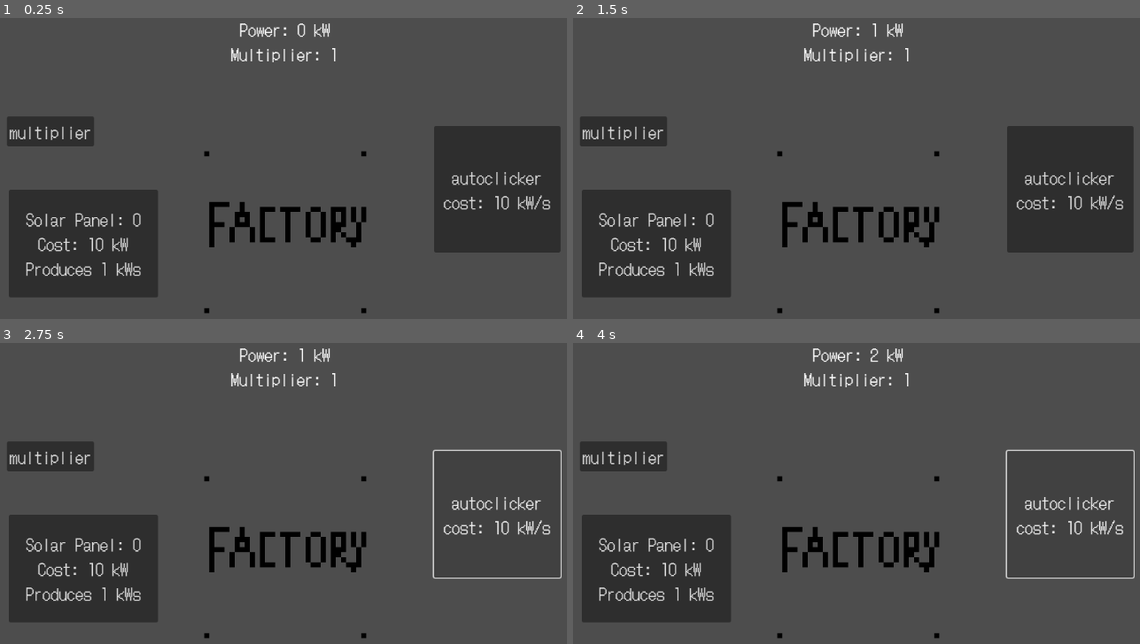
Above: before the commit, frames 1-4 (two rows, left to right).
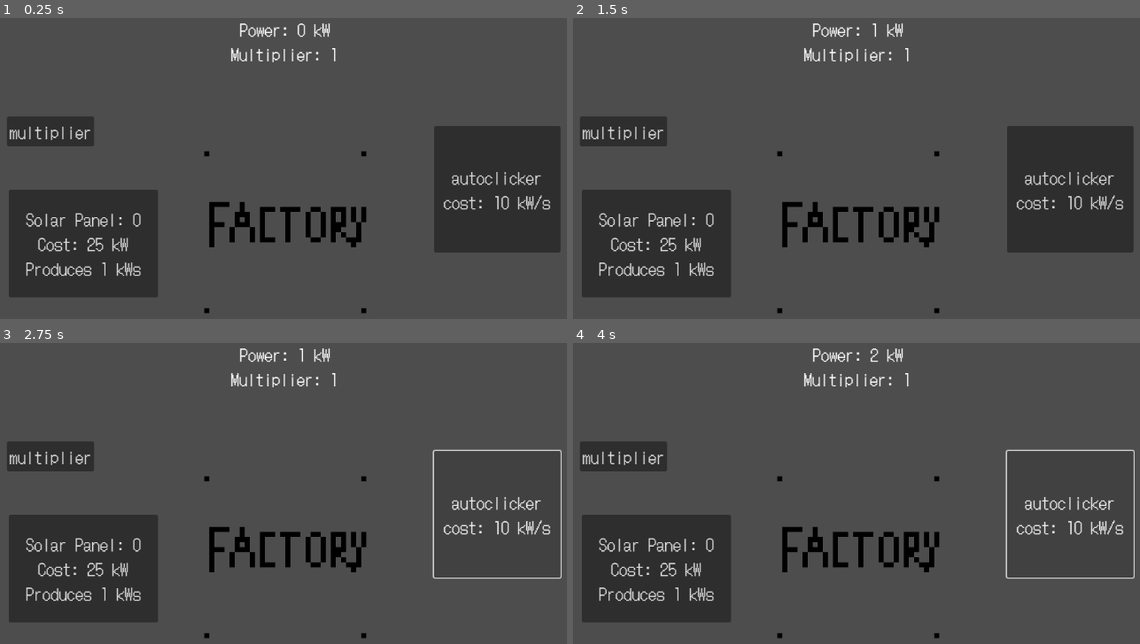
Above: after the commit, the same moments.

Repository: chu0029/SusGame
Game: Godot game, scene res://scenes/gametest.tscn
Same seed, same stepped clock (60 frames per second), same inputs: the game is played once before the commit and once after it.
Inputs (mouse positions are in pixels of both pictures, inside the frame that each line leads up to):
- Up to frame 1 (0.25 s): no input
- Up to frame 2 (1.5 s): click "Solar Panel: 0 Cost: 10 kW Pr…" (after the commit: "Solar Panel: 0 Cost: 25 kW Pr…") at 0.5 s; click (856, 231) at 1.25 s
- Up to frame 3 (2.75 s): click "autoclicker cost: 10 kW/s" at 2 s
- Up to frame 4 (4 s): click (856, 556) at 2.75 s; click "autoclicker cost: 10 kW/s" at 3.5 s

The runs differ from the first frame. In frame 1, less than 0.1% of the frame differs, in the area x 15-19%, y 72-78%; in frame 2, less than 0.1%; in frame 3, less than 0.1%; in frame 4, less than 0.1%.

Commit message:
added solar panel

Diff:
--- a/scenes/gametest.tscn
+++ b/scenes/gametest.tscn
@@ -100,7 +100,7 @@
 offset_bottom = 453.0
 theme = ExtResource("3_34im5")
 text = "Solar Panel: 0
-Cost: 10 kW
+Cost: 25 kW
 Produces 1 kWs"
 
 [connection signal="timeout" from="Timer" to="." method="_on_timer_timeout"]
--- a/scripts/gametest.gd
+++ b/scripts/gametest.gd
@@ -56,9 +56,9 @@
 
 
 func _on_solarpanel_pressed() -> void:
-	if power >= 10:
+	if power >= 25:
 		timer.start()
 		solarpanelcount += 1
-		power -= 10
-		solarpanel.text = 'Solar Panel: %s \n Cost: 10 kW \n 1 kW/s' %solarpanelcount
+		power -= 25
+		solarpanel.text = 'Solar Panel: %s \n Cost: 25 kW \n Produces 1 kW/s' %solarpanelcount
 		soundupgrade.play()
